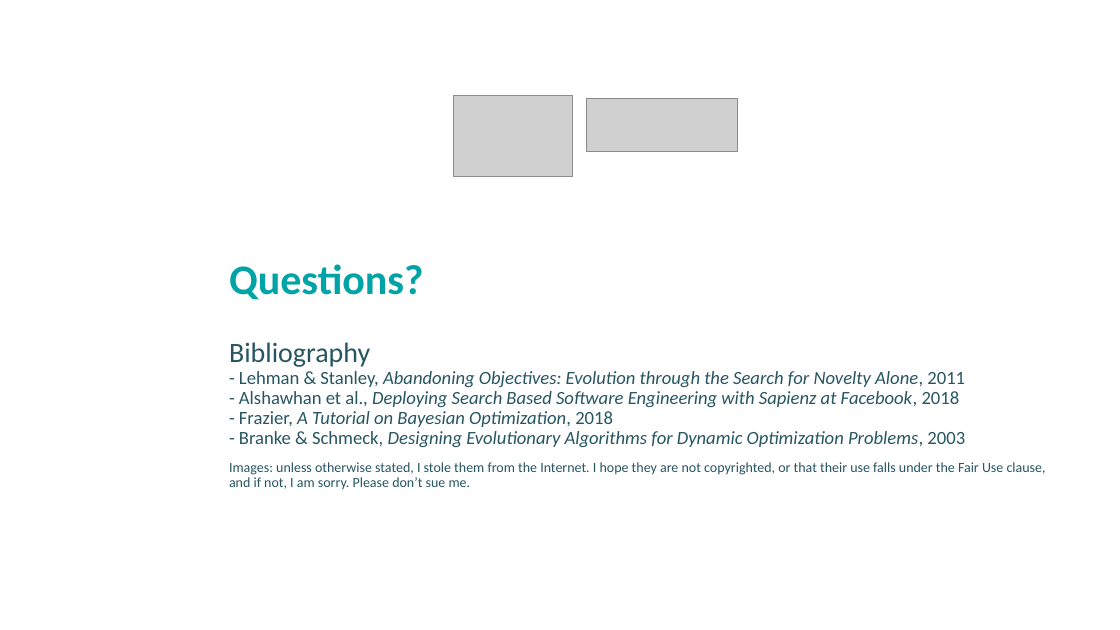
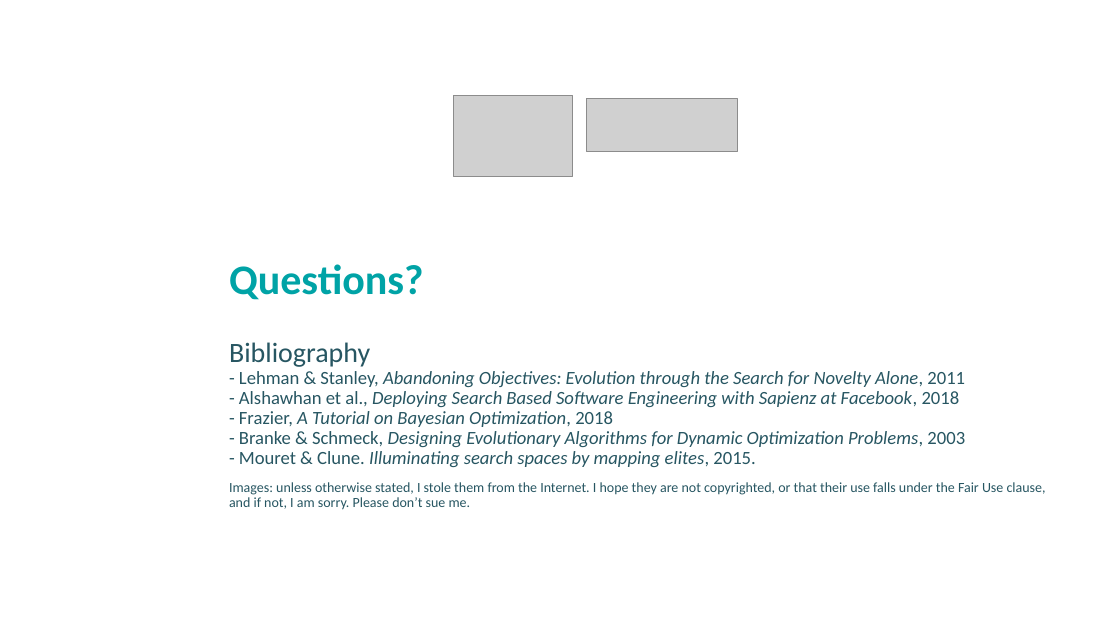
Before and after one commit to albertotonda/teaching, a slide deck: slide 24 of optimization-methods-for-artificial-intelligence/optimization-advanced.pptx (slide 21 before the commit). Drawn at 1120x630 pixels with LibreOffice and Linux fonts; fonts in the diff are those of the drawing; grey boxes stand for pictures; background and template pictures are left out. Boxes give left, top, right and bottom in pixels: in the first picture for what was removed or moved away, otherwise in the second. Text is boxed around its words. In the diff, an @@ line names an element or a change of style, - is before the commit and + after.

```diff
--- a/optimization-methods-for-artificial-intelligence/optimization-advanced.pptx
+++ b/optimization-methods-for-artificial-intelligence/optimization-advanced.pptx
@@ subtitle at <box>229,342,965,467</box>: text changed @@
-Bibliography
-- Lehman & Stanley, Abandoning Objectives: Evolution through the Search for Novelty Alone, 2011
-- Alshawhan et al., Deploying Search Based Software Engineering with Sapienz at Facebook, 2018
-- Frazier, A Tutorial on Bayesian Optimization, 2018
-- Branke & Schmeck, Designing Evolutionary Algorithms for Dynamic Optimization Problems, 2003
+Bibliography
+- Lehman & Stanley, Abandoning Objectives: Evolution through the Search for Novelty Alone, 2011
+- Alshawhan et al., Deploying Search Based Software Engineering with Sapienz at Facebook, 2018
+- Frazier, A Tutorial on Bayesian Optimization, 2018
+- Branke & Schmeck, Designing Evolutionary Algorithms for Dynamic Optimization Problems, 2003
+- Mouret & Clune. Illuminating search spaces by mapping elites, 2015.
```
Also in this commit, not shown: 2 other slides changed, 3 slides added, 14 other files.
